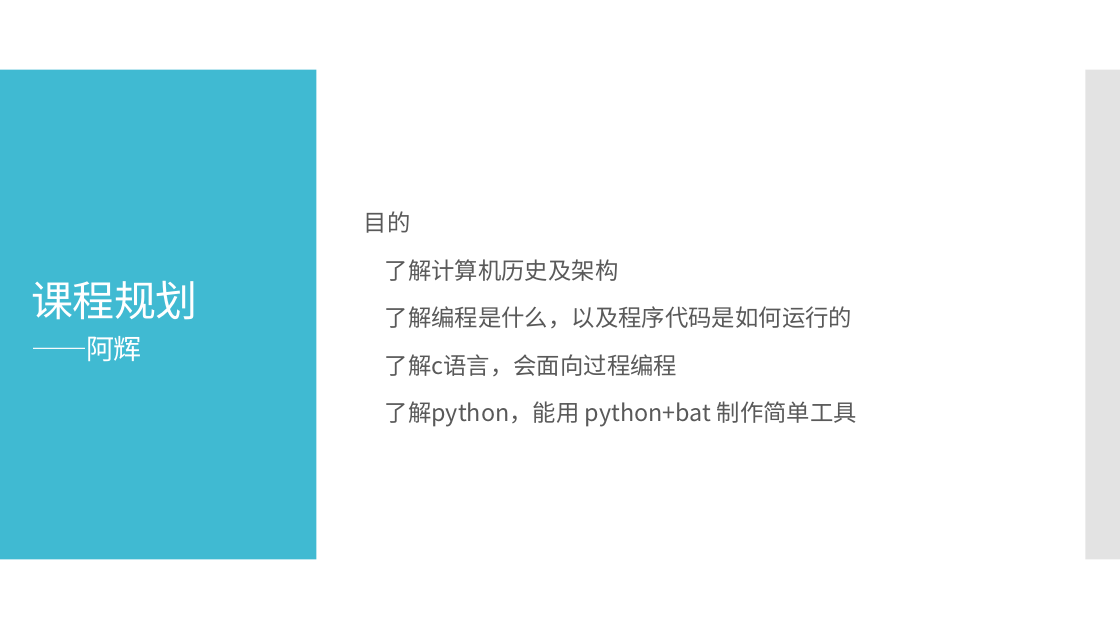
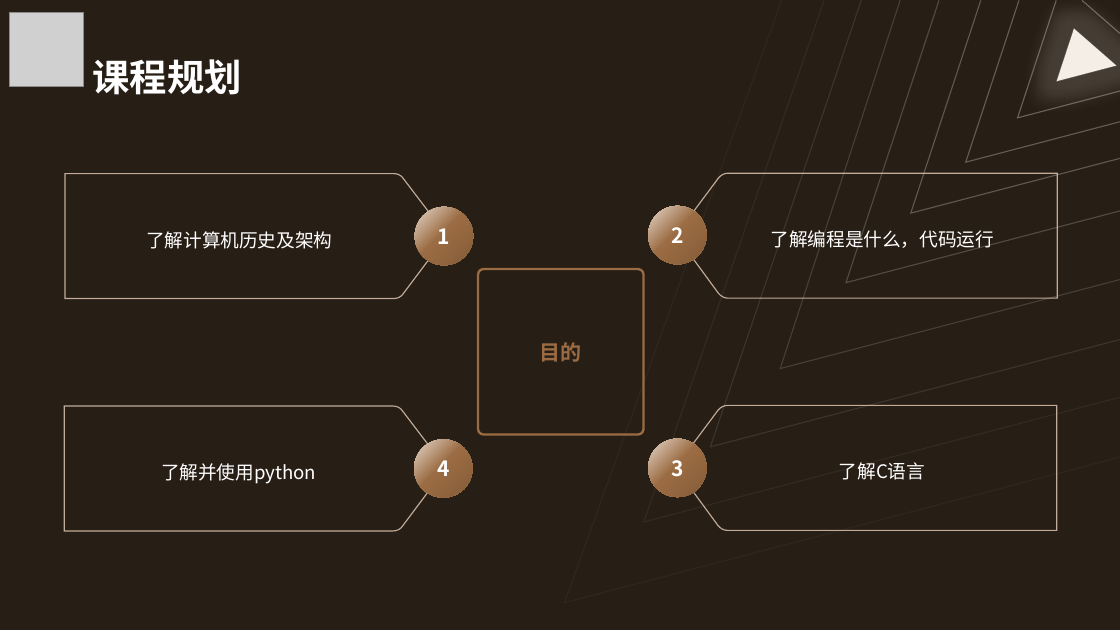
Before and after one commit to Wannerfi/CodingCourse, a slide deck: slide 2 of 1计算机通识.pptx. Drawn at 1120x630 pixels with LibreOffice and Linux fonts; fonts in the diff are those of the drawing; grey boxes stand for pictures. Boxes give left, top, right and bottom in pixels: in the first picture for what was removed or moved away, otherwise in the second. Text is boxed around its words. In the diff, an @@ line names an element or a change of style, - is before the commit and + after.

```diff
--- a/1计算机通识.pptx
+++ b/1计算机通识.pptx
@@ background #FFFFFF to #271E15 @@
@@ picture added at (x1=9, y1=13, x2=83, y2=87) @@
@@ freeform shape added at (x1=565, y1=0, x2=1120, y2=602), outline #FFFFFF 1 pt @@
@@ freeform shape added at (x1=644, y1=0, x2=1120, y2=522), outline #FFFFFF 1 pt @@
@@ freeform shape added at (x1=711, y1=0, x2=1120, y2=446), outline #FFFFFF 1 pt @@
@@ freeform shape added at (x1=781, y1=0, x2=1120, y2=368), outline #FFFFFF 1 pt @@
@@ freeform shape added at (x1=846, y1=0, x2=1120, y2=282), outline #FFFFFF 1 pt @@
@@ freeform shape added at (x1=911, y1=0, x2=1120, y2=213), outline #FFFFFF 1 pt @@
@@ freeform shape added at (x1=966, y1=0, x2=1120, y2=162), outline #FFFFFF 1 pt @@
@@ freeform shape added at (x1=1017, y1=0, x2=1120, y2=118), outline #FFFFFF 1 pt @@
@@ freeform shape added at (x1=1057, y1=29, x2=1117, y2=81), fill #F5EEE7, outline #FFFFFF 1 pt @@
@@ freeform shape added at (x1=1082, y1=0, x2=1120, y2=33), outline #FFFFFF 1 pt @@
@@ title "课程规划" at (x1=93, y1=59, x2=242, y2=95): vertical alignment middle to bottom @@
@@ title at (x1=93, y1=59, x2=242, y2=95): text changed; size 36 to 32 pt; font Noto Sans CJK SC to Arial; bold on @@
-课程规划
-——阿辉
+课程规划
@@ rectangle removed at (x1=0, y1=70, x2=317, y2=560) @@
@@ rectangle removed at (x1=1086, y1=70, x2=1120, y2=560) @@
@@ freeform shape added at (x1=65, y1=174, x2=444, y2=299), outline #EEE1D7 1 pt, 16 pt, text #FFFFFF @@
+了解计算机历史及架构
@@ freeform shape added at (x1=678, y1=173, x2=1058, y2=298), outline #EEE1D7 1 pt, 16 pt, text #FFFFFF @@
+了解编程是什么，代码运行
@@ ellipse added at (x1=415, y1=207, x2=474, y2=266), fill gradient #E9DACD to #9B6C43 to #845C39, 18 pt, text #FFFFFF, bold @@
+1
@@ ellipse added at (x1=649, y1=206, x2=707, y2=265), fill gradient #E9DACD to #9B6C43 to #845C39, 18 pt, text #FFFFFF, bold @@
+2
@@ text removed at (x1=364, y1=211, x2=857, y2=427) @@
-目的
-了解计算机历史及架构
-了解编程是什么，以及程序代码是如何运行的
-了解c语言，会面向过程编程
-了解python，能用 python+bat 制作简单工具
@@ rounded rectangle added at (x1=478, y1=269, x2=644, y2=434), outline #9B6C43 2 pt, 18 pt, text #9B6C43, bold @@
+目的
@@ freeform shape added at (x1=65, y1=406, x2=444, y2=531), outline #EEE1D7 1 pt, 16 pt, text #FFFFFF @@
+了解并使用python
@@ freeform shape added at (x1=678, y1=406, x2=1058, y2=531), outline #EEE1D7 1 pt, 16 pt, text #FFFFFF @@
+了解C语言
@@ ellipse added at (x1=414, y1=439, x2=473, y2=498), fill gradient #E9DACD to #9B6C43 to #845C39, 18 pt, text #FFFFFF, bold @@
+4
@@ ellipse added at (x1=649, y1=439, x2=707, y2=497), fill gradient #E9DACD to #9B6C43 to #845C39, 18 pt, text #FFFFFF, bold @@
+3
```
Also in this commit, not shown: 13 other slides changed, 12 slides added, 3 slides removed, 1 other file.
